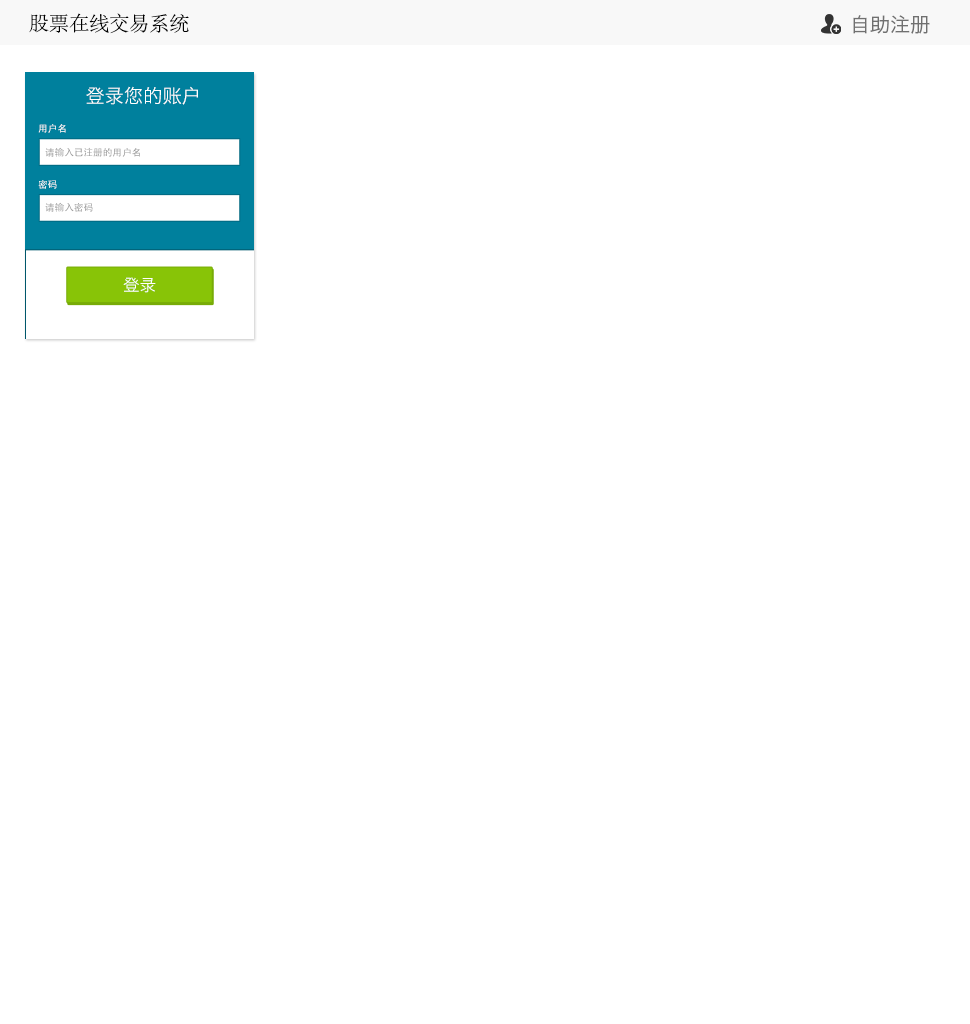
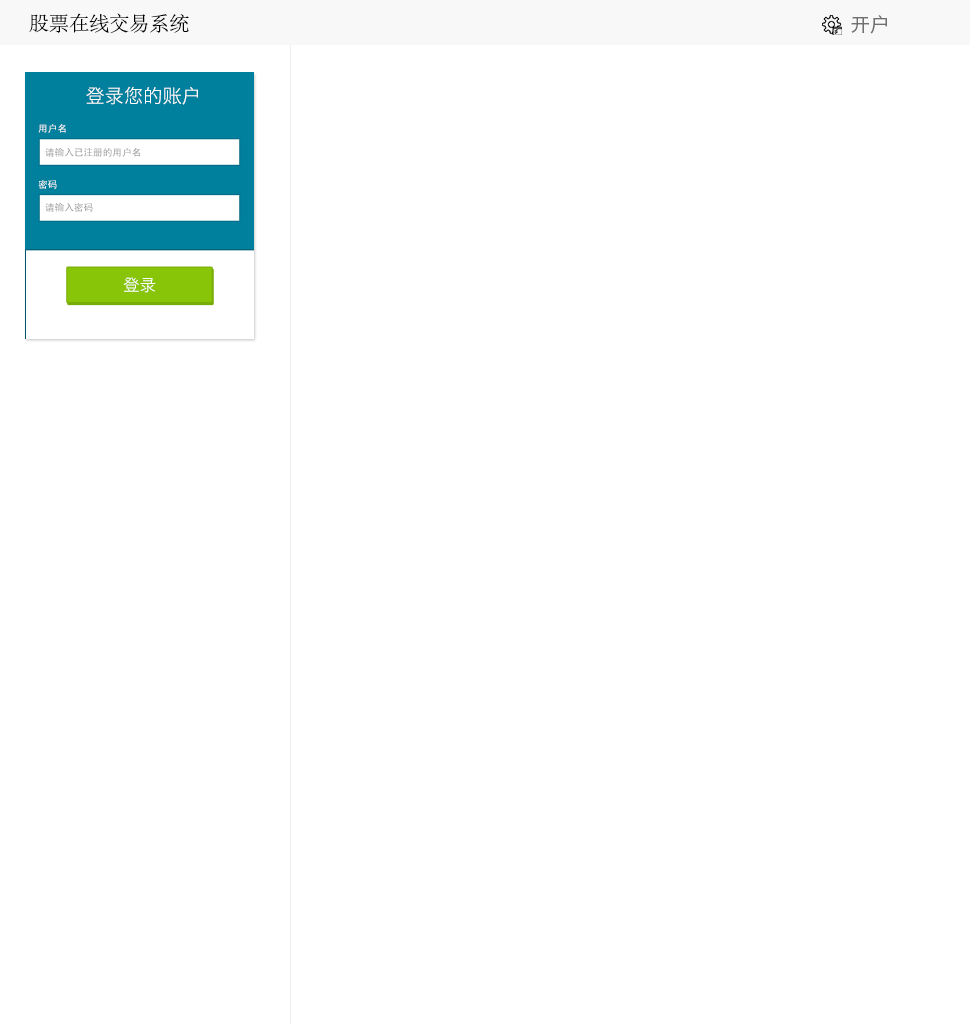
The second w=970, h=1024 image is a revision of the first. Changes to its layers:
renamed "add_user-512" to "administrative_tools-512", moved it above "开户", painted on it over (821, 14, 842, 35)
renamed "自助注册" to "开户", painted on it over (851, 15, 930, 34)
added layer "边线" in group "登录" over (290, 45, 291, 1024)
